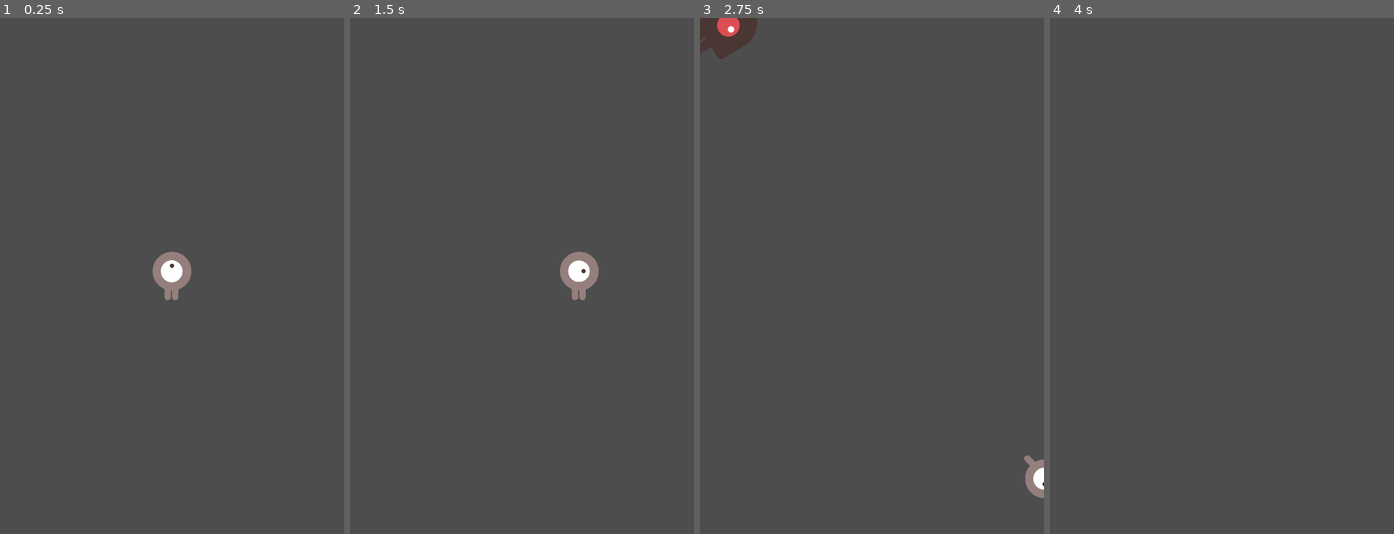
Above: before the commit, frames 1-4 (left to right).
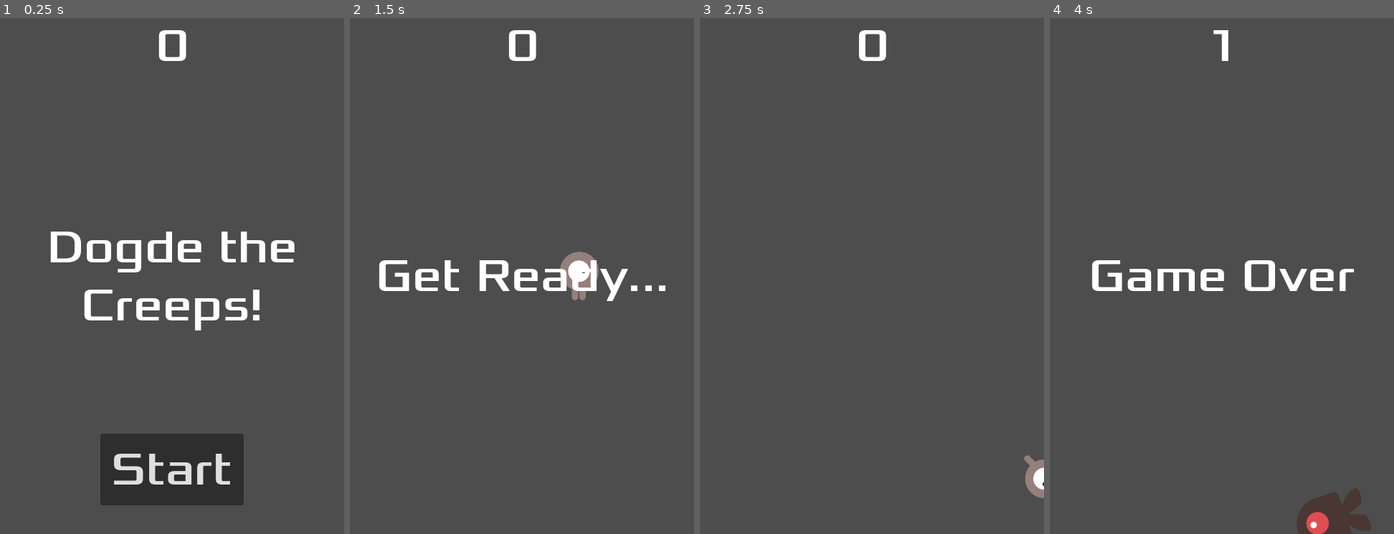
Above: after the commit, the same moments.

Repository: yoantran/godot-dodge-the-creeps
Game: Godot game, scene res://main.tscn
Same seed, same stepped clock (60 frames per second), same inputs: the game is played once before the commit and once after it.
Inputs (mouse positions are in pixels of both pictures, inside the frame that each line leads up to):
- Up to frame 1 (0.25 s): no input
- Up to frame 2 (1.5 s): click (522, 472) at 0.5 s, where only the run after the commit has a clickable "Start"; tap Enter at 1.25 s; hold Right (move_right) from 1.28 s (still down)
- Up to frame 3 (2.75 s): release Right (move_right) at 2.03 s; hold Down (move_down) from 2.03 s (still down)
- Up to frame 4 (4 s): release Down (move_down) at 2.78 s; hold Right (move_right) 2.78-3.53 s; hold Up (move_up) from 3.53 s (still down)

The runs differ from the first frame. In frame 1, 9.6% of the frame differs, in the area x 14-86%, y 2-95%; in frame 2, 2.1%; in frame 3, 1.3%; in frame 4, 3.1%.

Commit message:
Implemented Heads up Display

Diff:
--- /dev/null
+++ b/hud.gd
@@ -0,0 +1,35 @@
+extends CanvasLayer
+
+
+signal start_game
+
+
+func show_message(text):
+    $Message.text = text
+    $Message.show()
+    $MessageTimer.start()
+
+
+
+
+func _on_message_timer_timeout():
+    $Message.hide()
+
+
+func _on_start_button_pressed():
+    $StartButton.hide()
+    start_game.emit()
+
+
+func show_game_over():
+    show_message("Game Over")
+    await $MessageTimer.timeout
+
+    $Message.text = "Dodge the Creeps!"
+    $Message.show()
+    await get_tree().create_timer(1.0).timeout
+    $StartButton.show()
+
+
+func update_score(score):
+    $ScoreLabel.text = str(score)
--- /dev/null
+++ b/hud.tscn
@@ -0,0 +1,65 @@
+[gd_scene load_steps=3 format=3 uid="uid://bixams4imi0w4"]
+
+[ext_resource type="Script" path="res://hud.gd" id="1_qtgj7"]
+[ext_resource type="FontFile" uid="uid://qnvg5cstyvmq" path="res://fonts/Xolonium-Regular.ttf" id="2_6gws5"]
+
+[node name="HUD" type="CanvasLayer"]
+script = ExtResource("1_qtgj7")
+
+[node name="ScoreLabel" type="Label" parent="."]
+anchors_preset = 5
+anchor_left = 0.5
+anchor_right = 0.5
+offset_left = -67.5
+offset_right = 67.5
+offset_bottom = 78.0
+grow_horizontal = 2
+theme_override_fonts/font = ExtResource("2_6gws5")
+theme_override_font_sizes/font_size = 64
+text = "0"
+horizontal_alignment = 1
+vertical_alignment = 1
+
+[node name="Message" type="Label" parent="."]
+custom_minimum_size = Vector2(480, 0)
+anchors_preset = 8
+anchor_left = 0.5
+anchor_top = 0.5
+anchor_right = 0.5
+anchor_bottom = 0.5
+offset_left = -306.5
+offset_top = -79.5
+offset_right = 306.5
+offset_bottom = 79.5
+grow_horizontal = 2
+grow_vertical = 2
+theme_override_fonts/font = ExtResource("2_6gws5")
+theme_override_font_sizes/font_size = 64
+text = "Dogde the Creeps!"
+horizontal_alignment = 1
+vertical_alignment = 1
+autowrap_mode = 2
+
+[node name="StartButton" type="Button" parent="."]
+custom_minimum_size = Vector2(200, 100)
+anchors_preset = 7
+anchor_left = 0.5
+anchor_top = 1.0
+anchor_right = 0.5
+anchor_bottom = 1.0
+offset_left = -100.0
+offset_top = -140.0
+offset_right = 100.0
+offset_bottom = -40.0
+grow_horizontal = 2
+grow_vertical = 0
+theme_override_fonts/font = ExtResource("2_6gws5")
+theme_override_font_sizes/font_size = 64
+text = "Start"
+
+[node name="MessageTimer" type="Timer" parent="."]
+wait_time = 2.0
+one_shot = true
+
+[connection signal="pressed" from="StartButton" to="." method="_on_start_button_pressed"]
+[connection signal="timeout" from="MessageTimer" to="." method="_on_message_timer_timeout"]
--- a/main.gd
+++ b/main.gd
@@ -5,19 +5,19 @@
 var score
 
 
-func _ready() -> void:
-    new_game()
-
-
 func game_over() -> void:
     $ScoreTimer.stop()
     $MobTimer.stop()
+    $HUD.show_game_over()
 
 
 func new_game() -> void:
     score = 0
     $Player.start($StartPosition.position)
     $StartTimer.start()
+    $HUD.update_score(score)
+    $HUD.show_message("Get Ready...")
+    get_tree().call_group("mobs", "queue_free")
 
 
 func _on_mob_timer_timeout() -> void:
@@ -46,3 +46,4 @@
 
 func _on_score_timer_timeout() -> void:
     score += 1
+    $HUD.update_score(score)
--- a/main.tscn
+++ b/main.tscn
@@ -1,8 +1,9 @@
-[gd_scene load_steps=5 format=3 uid="uid://b1jpf05b1rm14"]
+[gd_scene load_steps=6 format=3 uid="uid://b1jpf05b1rm14"]
 
 [ext_resource type="Script" path="res://main.gd" id="1_iinwo"]
 [ext_resource type="PackedScene" uid="uid://dfmj6gfth3y4i" path="res://player.tscn" id="1_tq6qu"]
 [ext_resource type="PackedScene" uid="uid://ckcf27k87r1o8" path="res://mob.tscn" id="2_w6f3t"]
+[ext_resource type="PackedScene" uid="uid://bixams4imi0w4" path="res://hud.tscn" id="4_2isr4"]
 
 [sub_resource type="Curve2D" id="Curve2D_fex3r"]
 _data = {
@@ -34,7 +35,10 @@
 [node name="MobSpawnLocation" type="PathFollow2D" parent="MobPath"]
 scale = Vector2(1.57002, 1.00158)
 
+[node name="HUD" parent="." instance=ExtResource("4_2isr4")]
+
 [connection signal="hit" from="Player" to="." method="game_over"]
 [connection signal="timeout" from="MobTimer" to="." method="_on_mob_timer_timeout"]
 [connection signal="timeout" from="ScoreTimer" to="." method="_on_score_timer_timeout"]
 [connection signal="timeout" from="StartTimer" to="." method="_on_start_timer_timeout"]
+[connection signal="start_game" from="HUD" to="." method="new_game"]
--- a/mob.tscn
+++ b/mob.tscn
@@ -48,7 +48,7 @@
 radius = 36.0
 height = 98.0
 
-[node name="Mob" type="RigidBody2D"]
+[node name="Mob" type="RigidBody2D" groups=["mobs"]]
 collision_mask = 0
 gravity_scale = 0.0
 script = ExtResource("1_u8adl")
